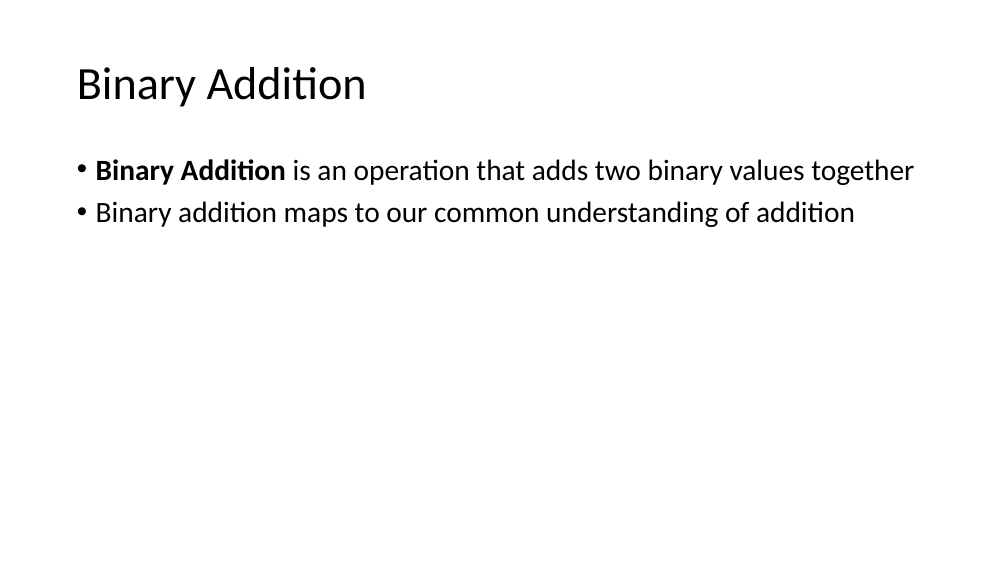
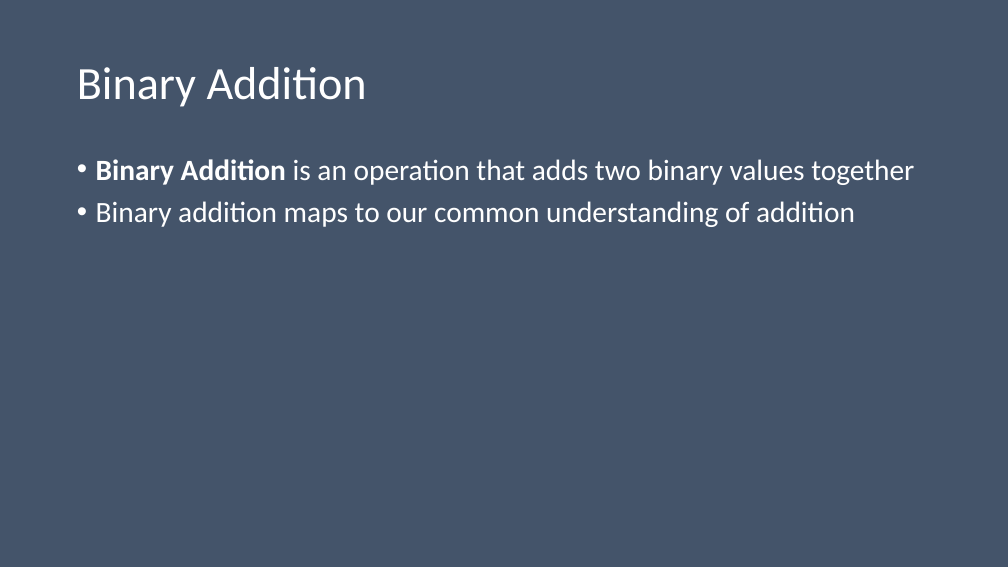
Before and after one commit to MrJoshGross/Course-Curricular-Material, a slide deck: slide 6 of wip/Lecture 4 - Binary Addition and Subtraction.pptx. Drawn at 1008x567 pixels with LibreOffice and Linux fonts; fonts in the diff are those of the drawing. Boxes give left, top, right and bottom in pixels: in the first picture for what was removed or moved away, otherwise in the second. Text is boxed around its words. In the diff, an @@ line names an element or a change of style, - is before the commit and + after.

Commit message:
Update Lecture 4 - Binary Addition and Subtraction.pptx
finished subtraction slides and added addition and subtraction problems

```diff
--- a/wip/Lecture 4 - Binary Addition and Subtraction.pptx
+++ b/wip/Lecture 4 - Binary Addition and Subtraction.pptx
@@ background #FFFFFF to #44546A @@
@@ title "Binary Addition" at [77,67,367,107]: text colour #000000 to #FFFFFF @@
@@ text "Binary Addition is an operation ..." at [96,159,914,227]: text colour #000000 to #FFFFFF @@
```
Also in this commit, not shown: 45 other slides changed, 23 slides added.
